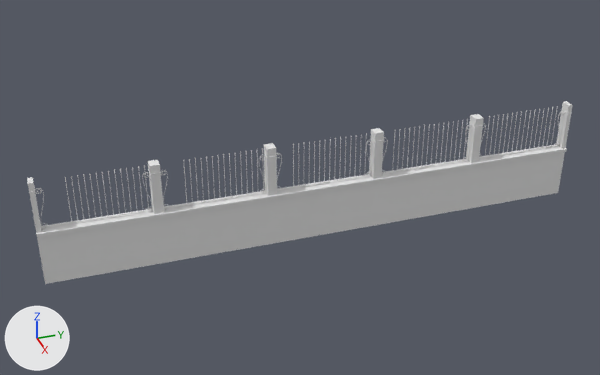
The Blender file LIB/Modeling/Asset/Accident_Barriere/BArrierePark.blend: old version first, new version second.
Camera for both pictures: a 50 mm lens placed at (12.41, -8.65, 8.03), pointed at (-0.01, -4.45, 1.0). Lighting does not change. The marker at lower left points along +X, +Y and +Z.

In view in the first picture: 'Barreaux', 'GrilleCote', 'Muret'.
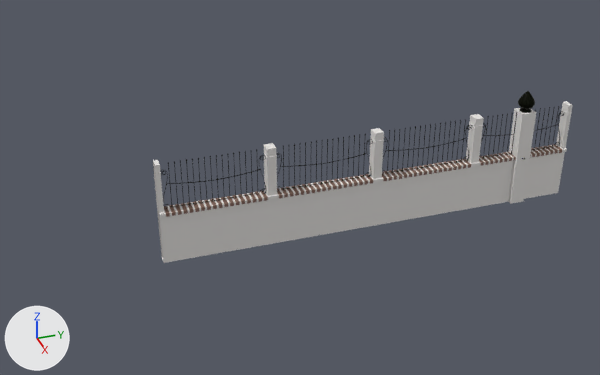
ob_duplimuret is not drawn itself; it is used by a modifier of ob_muret, ob_grillecote, ob_barreaux_000, ob_briquette.
ob_controllerbarreaux is not drawn itself; it is used by a modifier of ob_barreaux_000.
ob_controllerbriquette is not drawn itself; it is used by a modifier of ob_briquette.

Diff of the bpy script that builds the scene:
```diff
--- a/LIB/Modeling/Asset/Accident_Barriere/BArrierePark.blend.py
+++ b/LIB/Modeling/Asset/Accident_Barriere/BArrierePark.blend.py
@@ mat_metalnoir @@
+mat_metalnoir = bpy.data.materials.new('MetalNoir')
+# nodes: BsdfAnisotropic, BsdfDiffuse, LayerWeight, MixShader, OutputMaterial
+# colours: black #10120a
@@ me_cube @@
 # verts and faces of me_cube; kept vertices keep their numbers, new ones are numbered from 72
-me_cube.from_pydata(...)  # 72 vertices, 52 faces; spans x -0.11..0.14, y -1.0..0.0, z 0.0..1.91
+me_cube.from_pydata(...)  # 144 vertices, 104 faces; spans x -0.11..0.14, y -1.0..1.0, z 0.0..1.91
+# me_cube part 1: a new loose piece of 64 vertices spanning x -0.11..0.14, y 0.91..1.0, z 0.0..1.91, in mat_buretblanc (white #e7e4e2)
+# me_cube part 2
+for new, old in zip([*range(72, 80)], [*range(24, 32)]): verts[new] = verts[old] + (0.0, 0.92, 0.0)
+faces += [(24, 25, 73, 72), (24, 72, 76, 28), (30, 31, 79, 78), (26, 30, 78, 74), (26, 74, 75, 27), (25, 29, 77, 73)]
+faces += [(28, 76, 79, 31), (27, 75, 77, 29)]
+# me_cube part 3: 52 faces spanning x -0.11..0.14, y -1.0..0.0, z 0.0..1.91 switch from mat_material (white #e7e7e7) to mat_buretblanc (white #e7e4e2)
@@ me_mesh @@
+me_mesh.from_pydata(...)  # 10464 vertices, 10368 faces; spans x -0.01..0.01, y -0.91..0.91, z 1.0..1.75
+me_mesh.polygons.foreach_set('use_smooth', [True] * 10368)
+me_mesh.materials.append(mat_metalnoir)
@@ cu_beziercircle @@
 _sp = cu_beziercircle.splines.new('BEZIER'); _sp.bezier_points.add(7)
-_sp.bezier_points.foreach_set('co', [-0.00833, 0.0, 0.0, -0.00706, 0.0104, 0.0, 0.0, 0.00727, 0.0, 0.00706, 0.0104, 0.0, 0.00841, 0.0, 0.0, 0.00706, -0.0102, 0.0, 0.0, -0.00654, 0.0, -0.00706, -0.0102, 0.0])
-_sp.bezier_points.foreach_set('handle_left', [-0.00833, -0.00669, 0.0, -0.00797, 0.00953, 0.0, -0.00418, 0.00727, 0.0, 0.00614, 0.0112, 0.0, 0.00841, 0.00694, 0.0, 0.00797, -0.00928, 0.0, 0.00418, -0.00654, 0.0, -0.00614, -0.0111, 0.0])
-_sp.bezier_points.foreach_set('handle_right', [-0.00833, 0.00694, 0.0, -0.00614, 0.0112, 0.0, 0.00418, 0.00727, 0.0, 0.00797, 0.00953, 0.0, 0.00841, -0.00669, 0.0, 0.00614, -0.0111, 0.0, -0.00418, -0.00654, 0.0, -0.00797, -0.00928, 0.0])
+_sp.bezier_points.foreach_set('co', [-0.00833, 5.76, 2.657, -0.00706, 5.77, 2.657, 0.0, 5.767, 2.657, 0.00706, 5.77, 2.657, 0.00841, 5.76, 2.657, 0.00706, 5.75, 2.657, 0.0, 5.754, 2.657, -0.00706, 5.75, 2.657])
+_sp.bezier_points.foreach_set('handle_left', [-0.00833, 5.753, 2.657, -0.00797, 5.77, 2.657, -0.00418, 5.767, 2.657, 0.00614, 5.771, 2.657, 0.00841, 5.767, 2.657, 0.00797, 5.751, 2.657, 0.00418, 5.754, 2.657, -0.00614, 5.749, 2.657])
+_sp.bezier_points.foreach_set('handle_right', [-0.00833, 5.767, 2.657, -0.00614, 5.771, 2.657, 0.00418, 5.767, 2.657, 0.00797, 5.77, 2.657, 0.00841, 5.753, 2.657, 0.00614, 5.749, 2.657, -0.00418, 5.754, 2.657, -0.00797, 5.751, 2.657])
 for _p, _l, _r in zip(_sp.bezier_points, ['ALIGNED', 'ALIGNED', 'ALIGNED', 'ALIGNED', 'ALIGNED', 'ALIGNED', 'ALIGNED', 'ALIGNED'], ['ALIGNED', 'ALIGNED', 'ALIGNED', 'ALIGNED', 'ALIGNED', 'ALIGNED', 'ALIGNED', 'ALIGNED']): _p.handle_left_type = _l; _p.handle_right_type = _r
@@ ob_muret @@
 ob_muret.location = (0.0, 0.0, 0.0)
-_m = ob_muret.modifiers.new('Mirror', 'MIRROR')
-_m.use_axis = (False, True, False)
-_m = ob_muret.modifiers.new('Array', 'ARRAY')
-_m.count = 5
+_m = ob_muret.modifiers.new('ArrayDupli', 'ARRAY')
+_m.count = 4
 _m.constant_offset_displace = (0.0, 0.0, 0.0)
-_m.relative_offset_displace = (0.0, -1.0, 0.0)
+_m.use_relative_offset = False
+_m.use_object_offset = True
+_m.offset_object = ob_duplimuret
@@ ob_grillecote @@
-ob_grillecote = bpy.data.objects.new('GrilleCote', cu_beziercurve)
+ob_grillecote = bpy.data.objects.new('GrilleCote', me_mesh)
 ob_grillecote.parent = ob_muret
-ob_grillecote.location = (0.0, -0.867, 1.737)
-_m = ob_grillecote.modifiers.new('Mirror', 'MIRROR')
-_m.use_axis = (False, True, False)
-_m.mirror_object = ob_muret
-_m = ob_grillecote.modifiers.new('Array', 'ARRAY')
-_m.count = 5
+ob_grillecote.location = (0.0, 0.0, 0.0)
+_m = ob_grillecote.modifiers.new('ArrayDupli', 'ARRAY')
+_m.count = 4
 _m.constant_offset_displace = (0.0, 0.0, 0.0)
-_m.relative_offset_displace = (0.0, -1.093, 0.0)
-_m.offset_object = ob_muret
+_m.use_relative_offset = False
+_m.use_object_offset = True
+_m.offset_object = ob_duplimuret
@@ ob_formetuyau @@
 ob_formetuyau.matrix_parent_inverse = Matrix(((1.0, 0.0, 0.0, 0.0), (0.0, 1.0, 0.0, 0.866), (0.0, 0.0, 1.0, -1.024), (0.0, 0.0, 0.0, 1.0)))
-ob_formetuyau.location = (0.0, -0.875, 1.021)
+ob_formetuyau.location = (0.0, 0.0, 0.0)
 ob_formetuyau.rotation_euler = (1.571, 0.0, 0.0)  # degrees (90, 0, 0)
@@ ob_barreaux @@
-ob_barreaux = bpy.data.objects.new('Barreaux', me_cube_002)
@@ ob_duplimuret @@
+ob_duplimuret = bpy.data.objects.new('DupliMuret', None)
+ob_duplimuret.parent = ob_muret
+ob_duplimuret.location = (0.0, -2.0, 0.0)
@@ ob_pointe @@
+ob_pointe = bpy.data.objects.new('Pointe', me_cube_024)  # 106 vertices, 104 faces; spans x -0.179..0.179, y -0.179..0.179, z -0.005..0.385; modifiers SUBSURF
+ob_pointe.parent = ob_muretcoin
+ob_pointe.location = (0.0408, 0.0, 1.905)
@@ ob_muretcoin @@
+ob_muretcoin = bpy.data.objects.new('MuretCoin', me_cube_023)  # a box spanning x -0.1..0.19, y -0.15..0.15, z 0.0..1.91; in mat_buretblanc (white #e7e4e2)
+ob_muretcoin.location = (0.0, 0.0, 0.0)
@@ ob_briquette @@
+ob_briquette = bpy.data.objects.new('Briquette', me_cube_022)  # a box spanning x -0.105..0.146, y -0.895..-0.831, z 0.937..1.003; in mat_briquette (brown #866c60); modifiers ARRAY, ARRAY
+ob_briquette.parent = ob_muret
+ob_briquette.location = (0.0, 0.0, 0.0)
@@ ob_controllerbriquette @@
+ob_controllerbriquette = bpy.data.objects.new('ControllerBriquette', None)
+ob_controllerbriquette.parent = ob_muret
+ob_controllerbriquette.location = (0.0, 0.102, 0.0)
@@ ob_controllerbarreaux @@
+ob_controllerbarreaux = bpy.data.objects.new('ControllerBarreaux', None)
+ob_controllerbarreaux.parent = ob_barreaux_000
+ob_controllerbarreaux.location = (0.0, 0.102, 0.0)
@@ ob_barreaux_000 @@
+ob_barreaux_000 = bpy.data.objects.new('Barreaux.000', me_cube_005)  # 316 vertices, 314 faces; spans x -0.006..0.006, y -0.773..-0.75, z 1.0..1.889; modifiers ARRAY, ARRAY
+ob_barreaux_000.parent = ob_muret
+ob_barreaux_000.location = (0.0, 0.0, 0.0)
```

Where the change shows, as pixel boxes [x1, y1, x2, y2] in the pictures (600 x 375 px):
'Muret', reshaped, modifiers changed (23% narrower, 11% shorter): before [27, 101, 573, 284]; after [153, 101, 573, 263]
'Barreaux', deleted: before [65, 106, 558, 222]
'Briquette', added (brown): after [164, 145, 562, 217]
'MuretCoin', added: after [508, 108, 536, 204]
'Barreaux.000', added: after [168, 106, 559, 206]
'GrilleCote', reshaped, modifiers changed, moved (24% narrower, 17% shorter): before [35, 111, 564, 229]; after [160, 111, 564, 209]
'Pointe', added: after [518, 91, 535, 113]
part 1 of me_cube, added: after [263, 101, 573, 244]
part 2 of me_cube, added: after [215, 145, 563, 253]
part 3 of me_cube, recoloured: before [27, 107, 569, 284]; after [153, 120, 514, 263]
